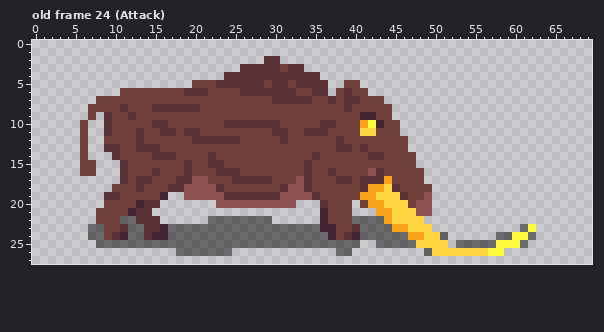
Pixel-art file: GEODE/Assets/Sprites/Characters/Boar/YellowBoar.aseprite. The first picture shows the starting point.
70x28 pixels, 27 frames. Shown: old frame 24 (Attack). The commit also changed other frames, which this record leaves out.
Now the later version:
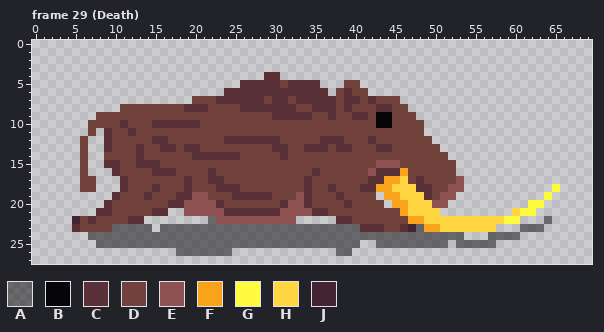
Palette (. is transparent): A #0606087f  B #060608  C #5b3138  D #71413b  E #8e5252  F #f9a31b  G #fffc40  H #ffd541  J #422433
A new or re-ordered frame is compared with the old frame closest to it.
The exact change:
frames 27 -> 30
Changed rows in their new state; - is an unchanged pixel.
Frame 29 (Death) is new; against old frame 24 (Attack), layers "Crystal", "Boar", "Shadow":
first column x 5:
 2 ------------------------..-----------------------------------
 3 ---------------------........--------------------------------
 4 -------------------.....--.....------------------------------
 5 ---------------......---C-DC---.-----------------------------
 6 ------.............CC-------CC-------------------------------
 7 ---............---CCCCCC---D--CC-----C-DD--------------------
 8 --....D---DDDD--C----CCCCCCC--CCC-----CCDD-------------------
 9 --.DD--D-----------------CCCCC--C--CCDBBDDD------------------
10 -.DDD-C-----CCCC---DDDDDDD-----DD---DDBB-DDD-----------------
11 -.D----CD--DD-DD---------DD--DDD----DD---DDD-----------------
12 ----C---D-CC---DDDD--CCCCCD----CC----C----DDD----------------
13 -----D---DDCC-CC---------CC--CCC----D-CC--DDDD---------------
14 ----DD--C-DDD--CC-CCC-----C---D------DD----DDDD--------------
15 --.-CCD-CCC---D--DD----------D--------EEE--DDDDD-------------
16 --.--CD----CC-D--CDDD--------DC-D------CCF--DDDD-------------
17 -DD-----DD---D-DDCC-DDDDD---D----DD-D---FH-CDDDDE------------
18 -DD--.C-D-C-DDCDDD-CC-----DDD---C----C-FHHHCCDDEE-----------G
19 ----.----C-DDCC--DDD-----DDD-CD--C--DD.FFHHHCDEE-----------G-
20 ----C---DDDDCCEEEECDDDDDDDC-ECDD--CD-DD.FFHHHEE----------GG--
21 ---CC--DDDCC--EEEEECCCCCCCEEEECC---DDDDDDF-HHH---------HGG---
22 JDC---DC-..-------EEEEEEEEEE---..CCDDDDDDDFFHHHHHHHHHHGG---A-
23 CDDD-AA--A.A-------------------AAAAACCCDDCJAFFHHHHHHH----AA--
24 ----AAA--AAA--------------------AAAA------AAAA-AA---A--A..---
25 -------------------------------------------AAAA------....----
26 --------------------------------------------..........-------
Pixel boxes of the changes (left, top, right, bottom) in both pictures:
changed: (72, 56, 560, 256)
